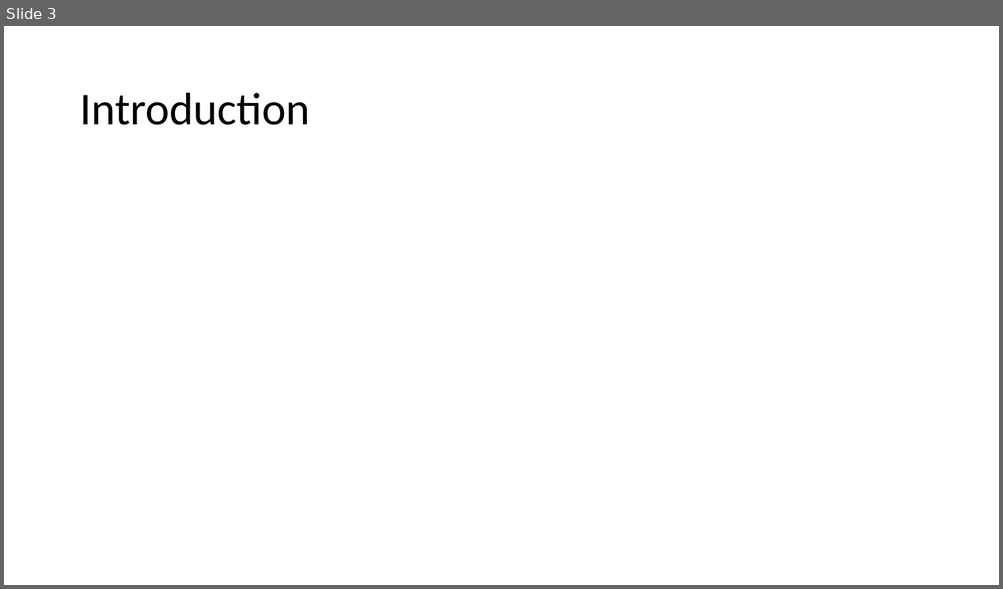
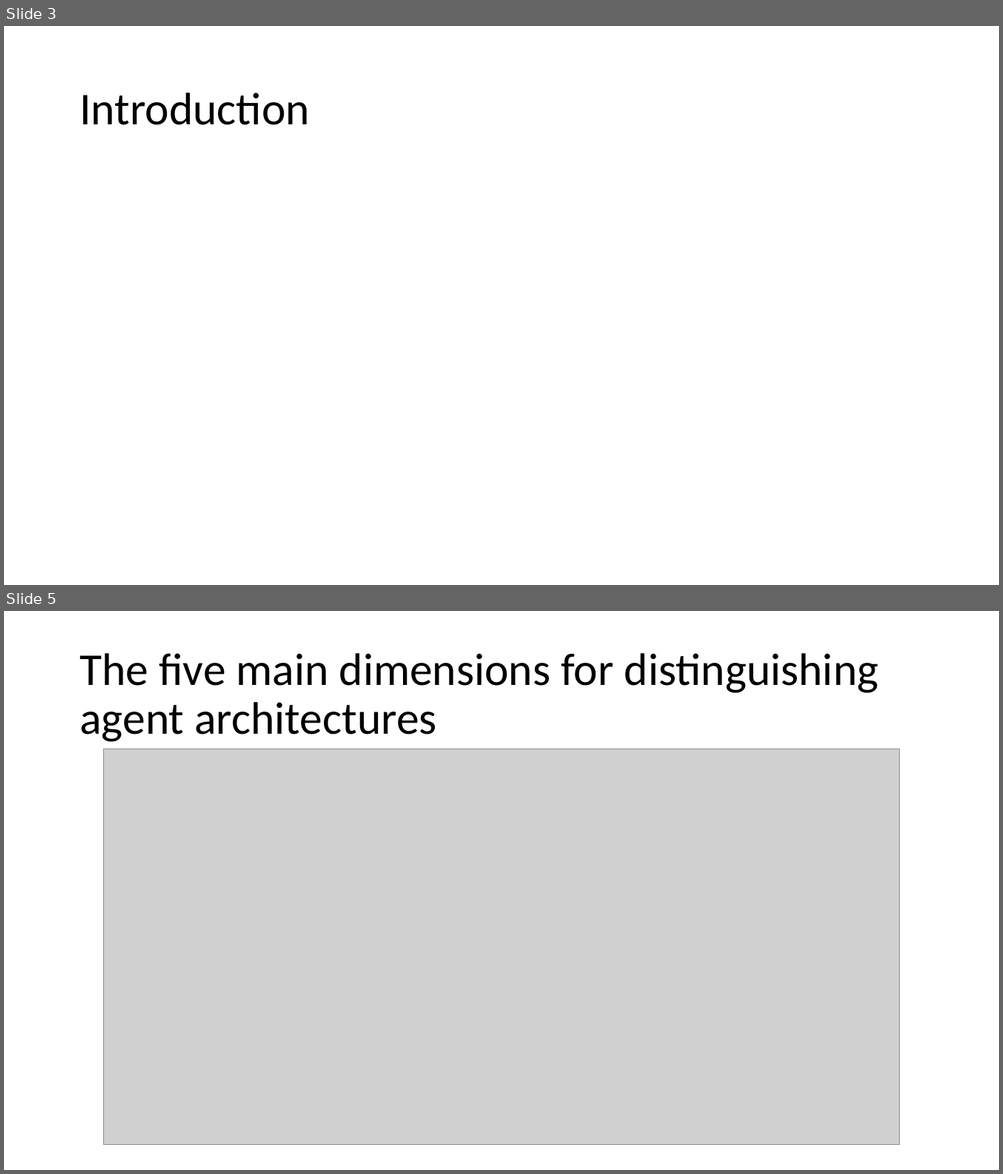
Before and after one commit to abmgis/abmgis, a slide deck: Chapter07-ModellingHumanBehaviour/Chapter7.pptx. Shown one above the other, each under a label of ours: slide 3 before the commit, slides 3 and 5 after it; the slides between them are not shown. The pictures are 1003x589 and 1003x1174 pixels, drawn with LibreOffice and Linux fonts; fonts in the diff are those of the drawing; grey boxes stand for pictures. Boxes give left, top, right and bottom in pixels: in the first picture for what was removed or moved away, otherwise in the second. Text is boxed around its words. In the diff, an @@ line names an element or a change of style, - is before the commit and + after.

```diff
--- a/Chapter07-ModellingHumanBehaviour/Chapter7.pptx
+++ b/Chapter07-ModellingHumanBehaviour/Chapter7.pptx
@@ slide 5 added at (x1=4, y1=611, x2=999, y2=1170), background #FFFFFF @@
@@ title added at (x1=79, y1=653, x2=879, y2=742), 44 pt, text #000000 @@
+The five main dimensions for distinguishing agent architectures
@@ picture added at (x1=103, y1=749, x2=899, y2=1145) @@
```
Also in this commit, not shown: 7 other slides added, 1 other file.
